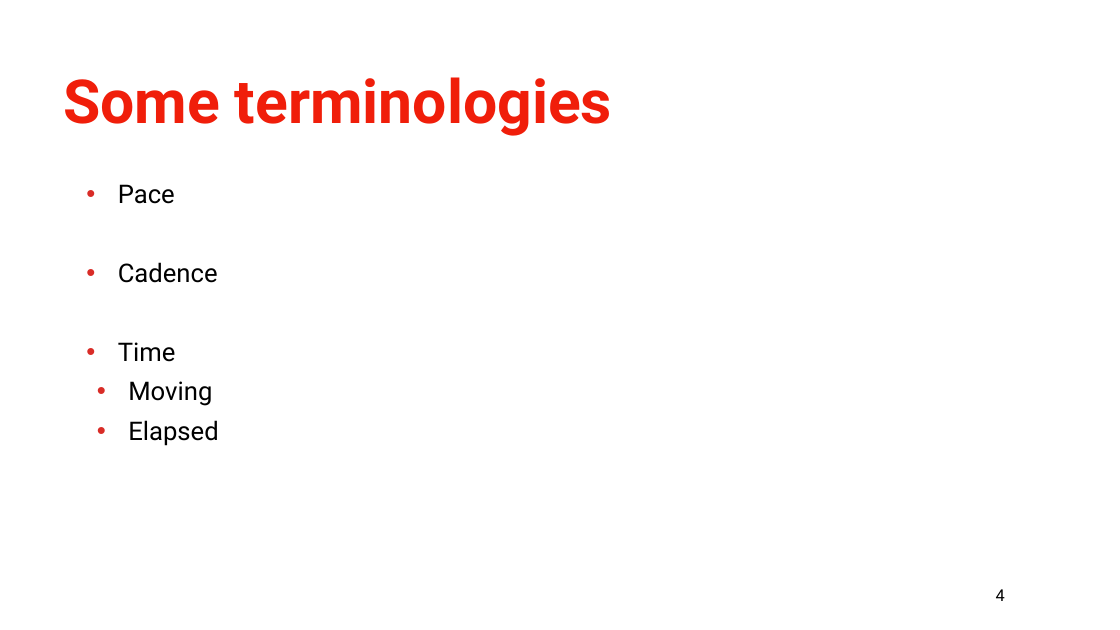
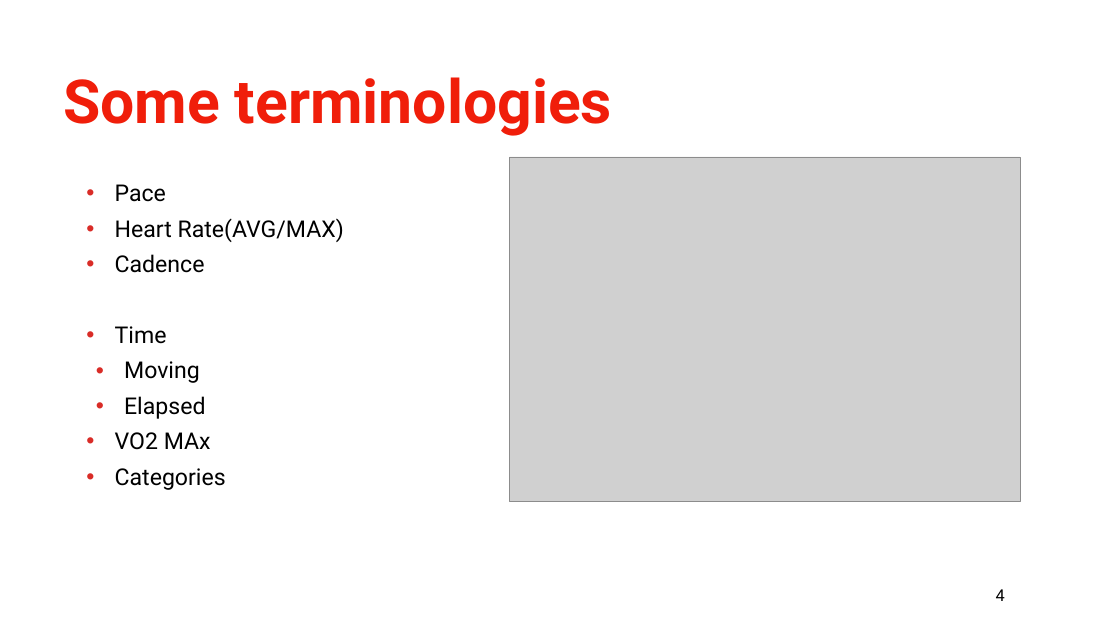
Before and after one commit to khanhnguyen18/running, a slide deck: slide 4 of Running.pptx. Drawn at 1120x630 pixels with LibreOffice and Linux fonts; fonts in the diff are those of the drawing; grey boxes stand for pictures; background and template pictures are left out. Boxes give left, top, right and bottom in pixels: in the first picture for what was removed or moved away, otherwise in the second. Text is boxed around its words. In the diff, an @@ line names an element or a change of style, - is before the commit and + after.

```diff
--- a/Running.pptx
+++ b/Running.pptx
@@ picture added at (509,157,1020,501) @@
@@ text at (115,184,205,419): size 44 to 39.6 pt in "Pace", "Cadence", "Time", "Moving" and 1 more places; indent changed; less space between paragraphs @@
@@ text at (115,218,344,242): paragraph added @@
+• Heart Rate(AVG/MAX)
@@ text at (115,432,226,490): paragraphs added @@
+• VO2 MAx
+• Categories
```
Also in this commit, not shown: 3 other slides changed, 3 slides added, 2 slides removed, 1 other file.
